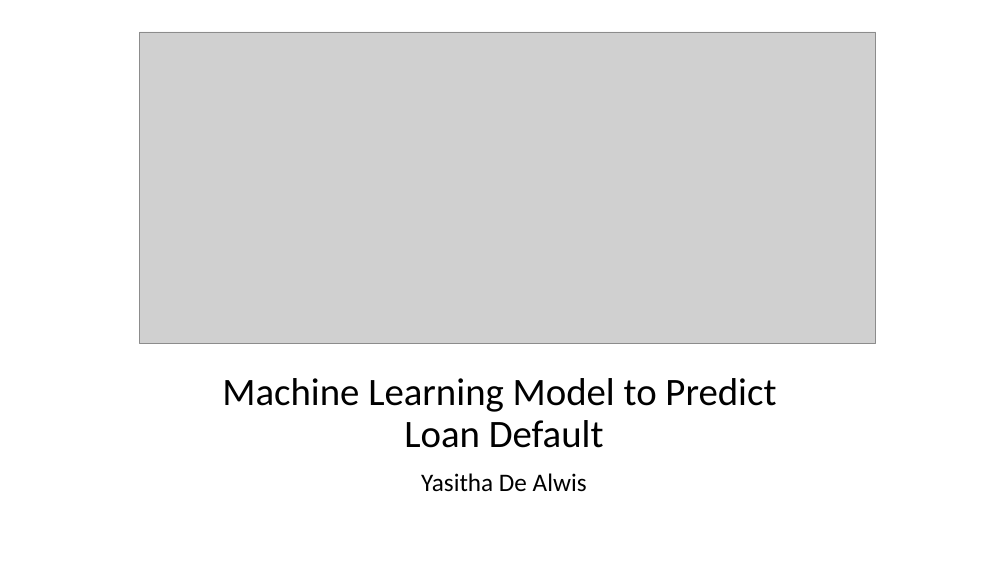
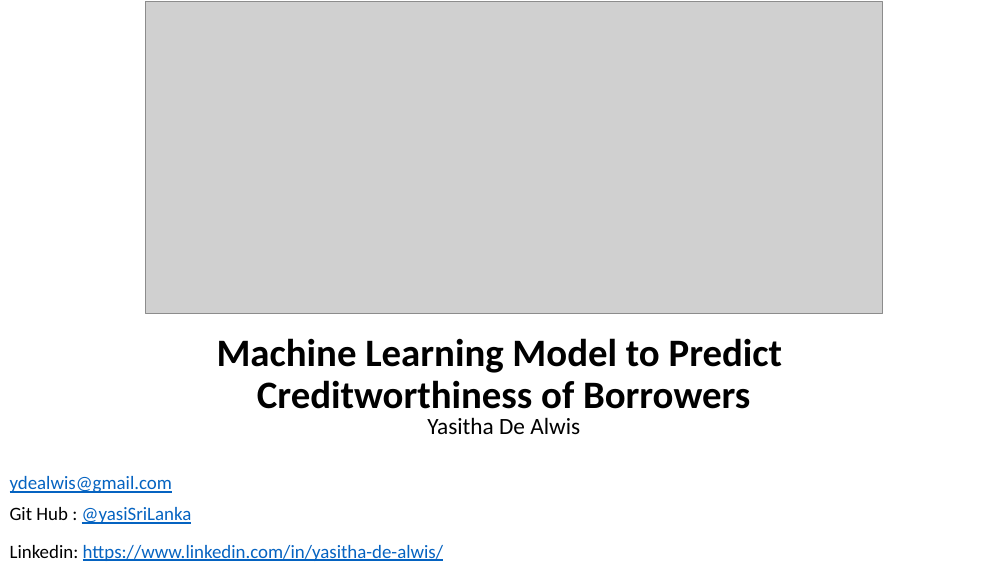
Before and after one commit to yasiSriLanka/dsc-capstone-Creditworthiness-of-Borrowers-prediction, a slide deck: slide 1 of Machine Learning Model - DefaultShield.pptx. Drawn at 1008x567 pixels with LibreOffice and Linux fonts; fonts in the diff are those of the drawing; grey boxes stand for pictures. Boxes give left, top, right and bottom in pixels: in the first picture for what was removed or moved away, otherwise in the second. Text is boxed around its words. In the diff, an @@ line names an element or a change of style, - is before the commit and + after.

```diff
--- a/Machine Learning Model - DefaultShield.pptx
+++ b/Machine Learning Model - DefaultShield.pptx
@@ picture: place and size @@
-picture at (140,32,876,343)
+picture at (146,2,882,313)
@@ title at (217,338,783,409): text changed; bold on @@
-Machine Learning Model to Predict
-Loan Default
+Machine Learning Model to Predict
+Creditworthiness of Borrowers
@@ subtitle "Yasitha De Alwis": place and size @@
-subtitle "Yasitha De Alwis" at (421,473,587,492)
+subtitle "Yasitha De Alwis" at (427,417,580,434)
@@ subtitle "Yasitha De Alwis" at (427,417,580,434): size 24 to 22.2 pt; line spacing 0.9 to 0.7 @@
@@ text added at (10,476,443,561), 18 pt, text #0563C1, underline @@
+ydealwis@gmail.com
+Git Hub : @yasiSriLanka
+Linkedin: https://www.linkedin.com/in/yasitha-de-alwis/
```
Also in this commit, not shown: 7 other slides changed, 4 other files.
